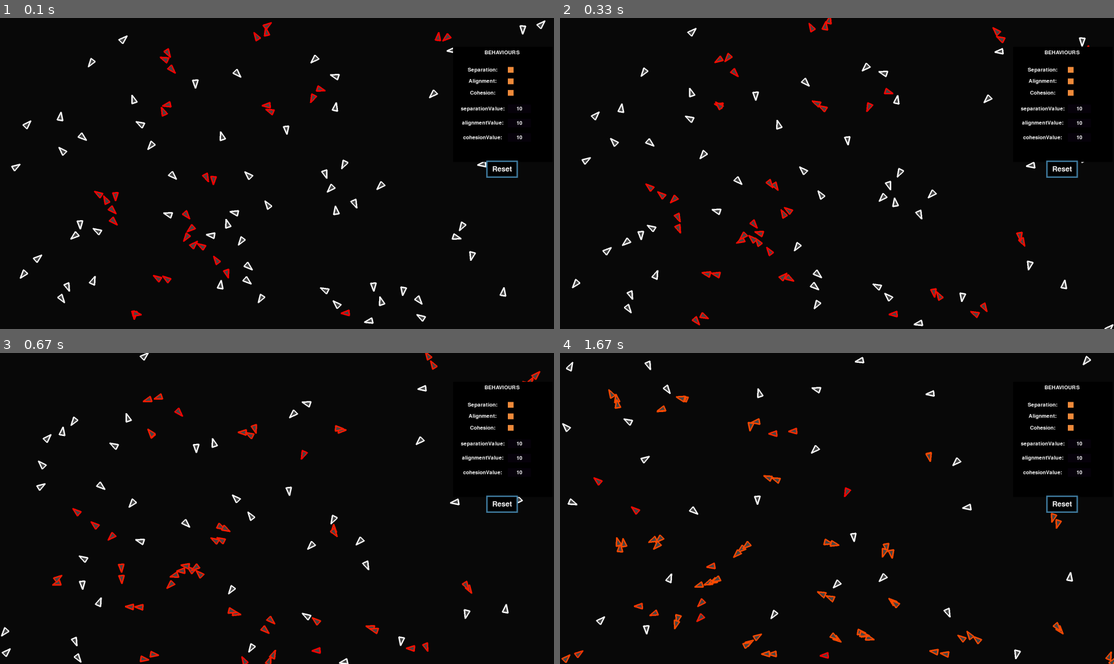
Above: before the commit, frames 1-4 (two rows, left to right).
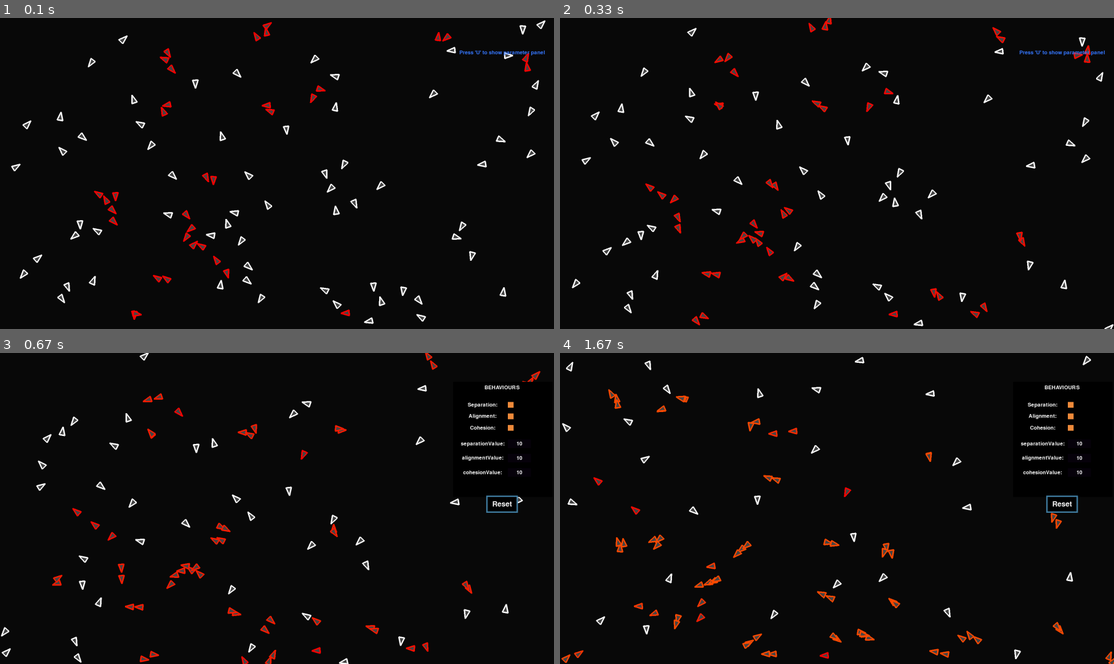
Above: after the commit, the same moments.

Repository: Josephbakulikira/simple-Flocking-simulation-python-pygame
Game: pygame game, started from main.py
Two runs of this game, one before a commit and one after it. Both use one fixed random seed, a clock stepped at 60 frames per second and the inputs below.
Inputs:
- Up to frame 1 (0.1 s): no input
- Up to frame 2 (0.33 s): no input
- Up to frame 3 (0.67 s): tap U at 0.33 s
- Up to frame 4 (1.67 s): no input

The runs differ from the first frame. In frame 1, 0.9% of the frame differs, in the area x 81-99%, y 9-52%; in frame 2, 0.9%; in frame 3, nothing differs; in frame 4, nothing differs.

Commit message:
interactivity

Diff:
--- a/main.py
+++ b/main.py
@@ -29,6 +29,7 @@
 SpaceButtonPressed = False
 backSpace = False
 keyPressed = False
+showUI = False
 run = True
 while run:
 	clock.tick(fps)
@@ -47,9 +48,13 @@
 
 			textI = pygame.key.name(event.key)
 			keyPressed = True
+
 		if event.type == pygame.KEYUP:
 			if event.key == pygame.K_BACKSPACE:
 				backSpace = True
+			if event.key == pygame.K_u:
+				showUI = not showUI
+
 	if reset == True or resetButton.state == True:
 		flock = []
 		for i in range(n):
@@ -66,28 +71,32 @@
 		boid.hue += speed
 		boid.Draw(window, Distance, scale)
 
-	resetButton.HandleMouse()
-	toggleSeparation.HandleMouse()
-	toggleCohesion.HandleMouse()
-	toggleAlignment.HandleMouse()
 
-	panel.Render(window)
-	resetButton.Render(window)
-	Behaviours.Render(window)
-	Separation.Render(window)
-	Alignment.Render(window)
-	Cohesion.Render(window)
-	SeparationValue.Render(window)
-	AlignmentValue.Render(window)
-	CohesionValue.Render(window)
+	if showUI == True:
+		resetButton.HandleMouse()
+		toggleSeparation.HandleMouse()
+		toggleCohesion.HandleMouse()
+		toggleAlignment.HandleMouse()
 
-	toggleSeparation.Render(window)
-	toggleAlignment.Render(window)
-	toggleCohesion.Render(window)
+		panel.Render(window)
+		resetButton.Render(window)
+		Behaviours.Render(window)
+		Separation.Render(window)
+		Alignment.Render(window)
+		Cohesion.Render(window)
+		SeparationValue.Render(window)
+		AlignmentValue.Render(window)
+		CohesionValue.Render(window)
 
-	separationInput.Render(window, textI, backSpace, keyPressed)
-	alignmentInput.Render(window, textI, backSpace, keyPressed)
-	cohesionInput.Render(window, textI, backSpace, keyPressed)
+		toggleSeparation.Render(window)
+		toggleAlignment.Render(window)
+		toggleCohesion.Render(window)
+
+		separationInput.Render(window, textI, backSpace, keyPressed)
+		alignmentInput.Render(window, textI, backSpace, keyPressed)
+		cohesionInput.Render(window, textI, backSpace, keyPressed)
+	else:
+		UItoggle.Render(window)
 	backSpace = False
 	keyPressed = False
 	pygame.display.flip()
--- a/uiParameters.py
+++ b/uiParameters.py
@@ -5,6 +5,8 @@
 resetButton = Button("Reset")
 
 Behaviours = TextUI("BEHAVIOURS", (Width-180, 120), (255, 255, 255))
+UItoggle = TextUI("Press 'U' to show parameter panel", (Width-180, 120), (55, 120, 255))
+
 
 Separation = TextUI("Separation: ", (Width-245, 180), (255, 255, 255))
 Alignment = TextUI("Alignment: ", (Width-245, 220), (255, 255, 255))
